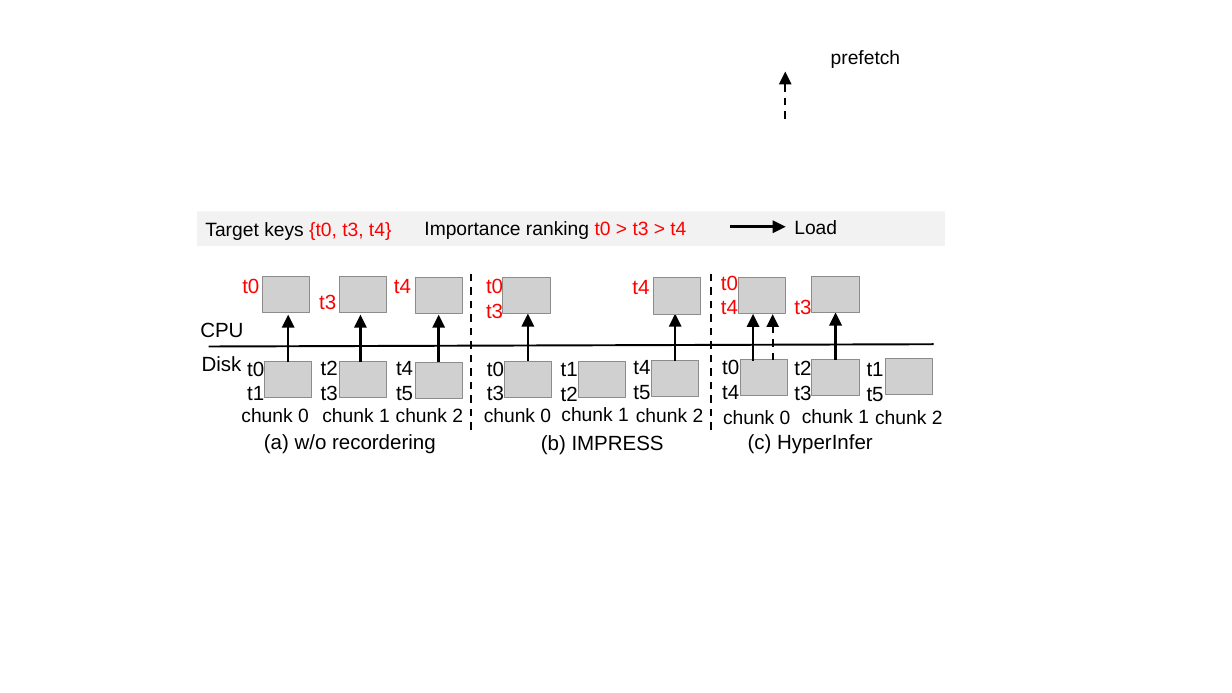
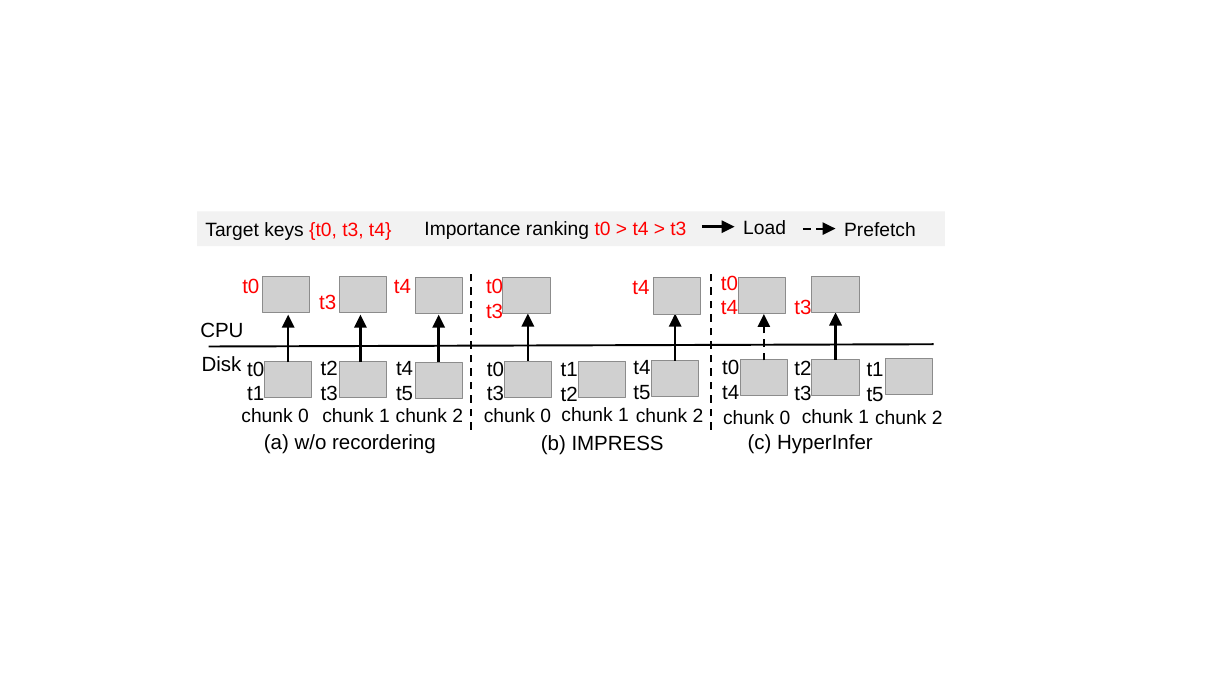
Before and after one commit to eastZed/SPEC-paper, a slide deck: slide 1 of fig/reorder.pptx. Drawn at 1232x693 pixels with LibreOffice and Linux fonts; fonts in the diff are those of the drawing; grey boxes stand for pictures. Boxes give left, top, right and bottom in pixels: in the first picture for what was removed or moved away, otherwise in the second. Text is boxed around its words. In the diff, an @@ line names an element or a change of style, - is before the commit and + after.

```diff
--- a/fig/reorder.pptx
+++ b/fig/reorder.pptx
@@ arrow removed from (786, 119) to (786, 72) @@
@@ text at (424, 221, 686, 239): text changed @@
-Importance ranking t0 > t3 > t4
+Importance ranking t0 > t4 > t3
@@ arrow moved from (730, 226) - (786, 226) to (702, 226) - (735, 226) @@
@@ text "Load": place and size @@
-text "Load" at (794, 220, 837, 234)
+text "Load" at (743, 220, 786, 234)
@@ arrow added from (803, 228) to (836, 228), #000000 1.5 pt dashed @@
@@ text at (844, 222, 916, 236): text changed @@
-prefetch
+Prefetch
@@ arrow removed from (753, 361) to (753, 314) @@
@@ arrow moved from (773, 360) - (773, 314) to (764, 360) - (764, 314) @@
```
Also in this commit, not shown: 3 other files.
